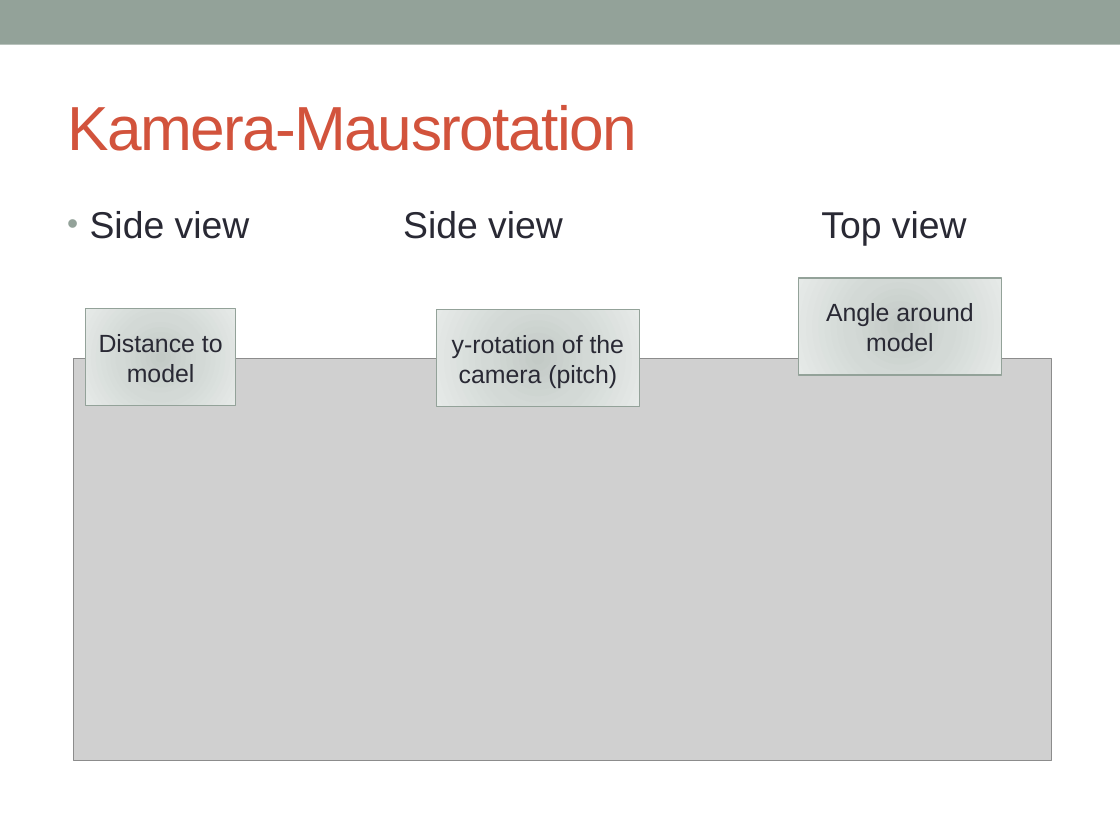
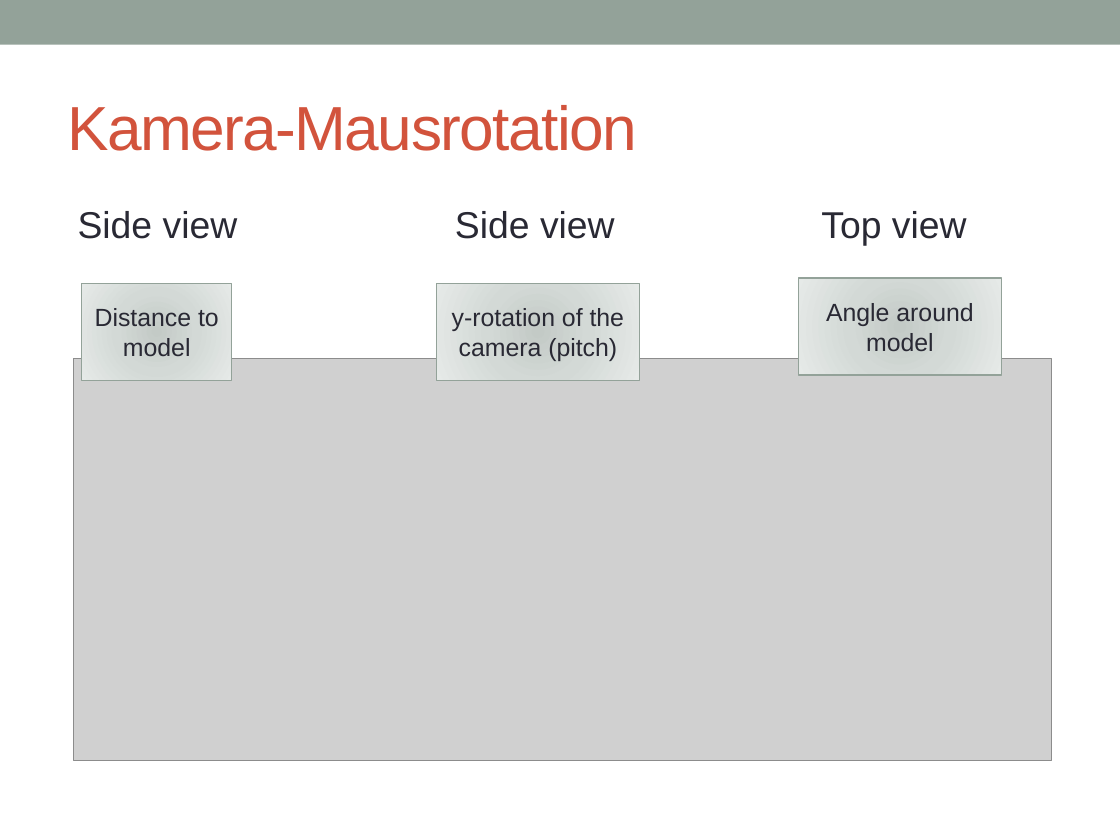
Before and after one commit to joe1990/OpenGl3DModelViewer, a slide deck: slide 7 of präsi-projekt-obj-geom.pptx. Drawn at 1120x840 pixels with LibreOffice and Linux fonts; fonts in the diff are those of the drawing; grey boxes stand for pictures. Boxes give left, top, right and bottom in pixels: in the first picture for what was removed or moved away, otherwise in the second. Text is boxed around its words. In the diff, an @@ line names an element or a change of style, - is before the commit and + after.

```diff
--- a/präsi-projekt-obj-geom.pptx
+++ b/präsi-projekt-obj-geom.pptx
@@ text "Side view Side view Top ..." at <box>78,211,967,246</box>: bullet • to none @@
@@ rectangle "Distance to model": place and size @@
-rectangle "Distance to model" at <box>85,309,235,407</box>
+rectangle "Distance to model" at <box>82,283,232,381</box>
@@ rectangle "y-rotation of the camera (pitch)": place and size @@
-rectangle "y-rotation of the camera (pitch)" at <box>437,310,640,408</box>
+rectangle "y-rotation of the camera (pitch)" at <box>437,283,640,381</box>
```
Also in this commit, not shown: 1 other slide changed.
